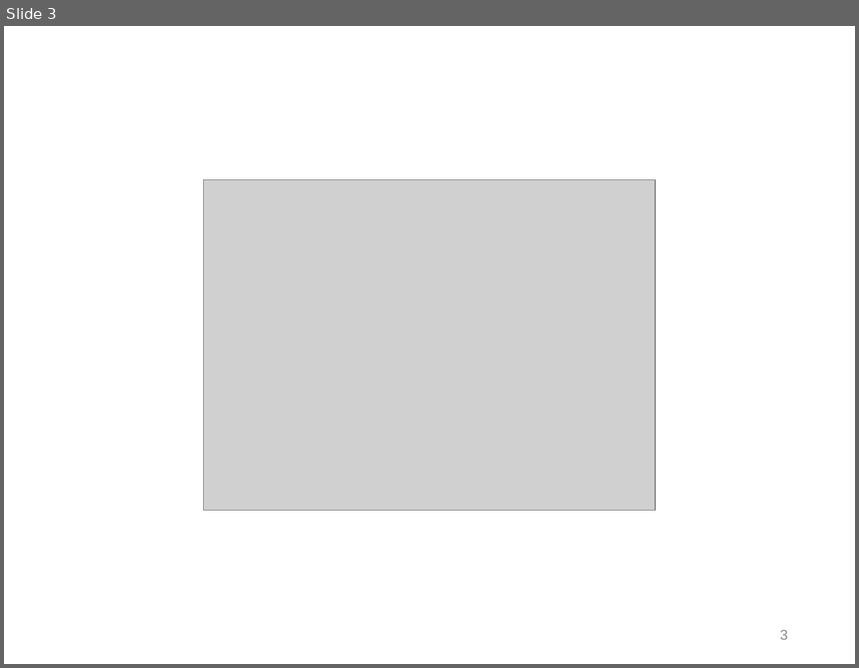
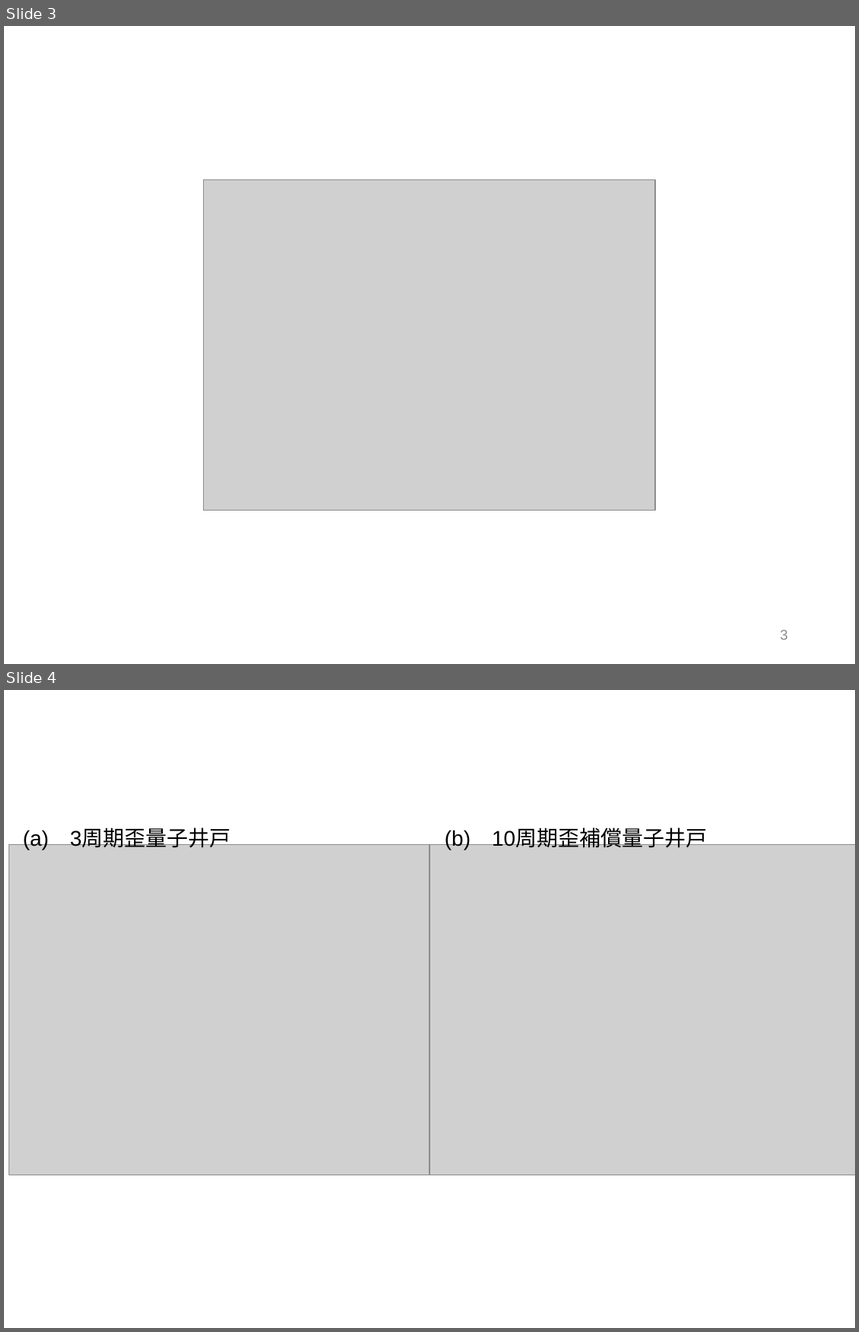
Before and after one commit to komatsubara/yakisaba, a slide deck: 修論/本文0117/figure/fig_3_1_w_prime.pptx. Shown one above the other, each under a label of ours: slide 3 before the commit, slides 3 and 4 after it. The pictures are 859x668 and 859x1332 pixels, drawn with LibreOffice and Linux fonts; fonts in the diff are those of the drawing; grey boxes stand for pictures. Boxes give left, top, right and bottom in pixels: in the first picture for what was removed or moved away, otherwise in the second. Text is boxed around its words. In the diff, an @@ line names an element or a change of style, - is before the commit and + after.

```diff
--- a/修論/本文0117/figure/fig_3_1_w_prime.pptx
+++ b/修論/本文0117/figure/fig_3_1_w_prime.pptx
@@ slide 4 added at (4,690,855,1328), background #FFFFFF @@
@@ picture added at (9,845,461,1175) @@
@@ text added at (23,829,231,850), 18 pt, text #000000 @@
+(a) 3周期歪量子井戸
@@ picture added at (430,845,855,1175) @@
@@ text added at (445,829,707,850), 18 pt, text #000000 @@
+(b) 10周期歪補償量子井戸
```
Also in this commit, not shown: 2 other slides added, 17 other files.
